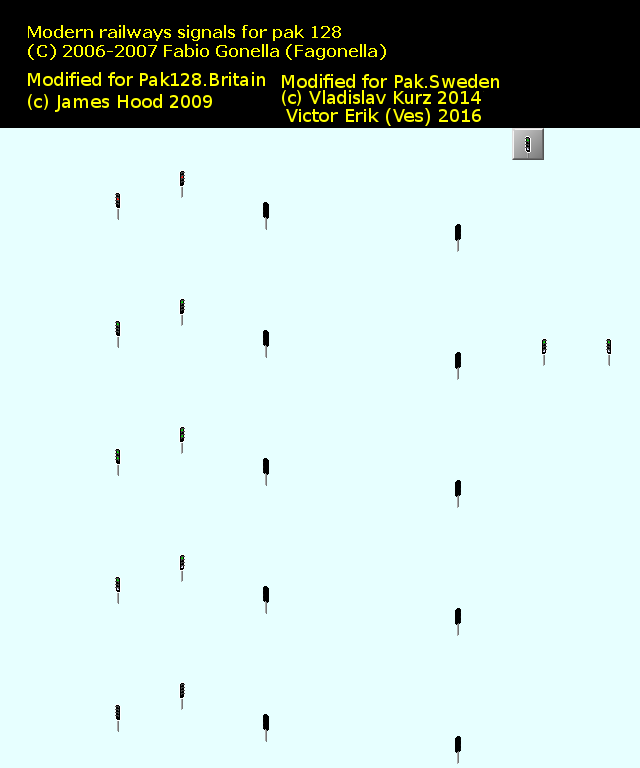
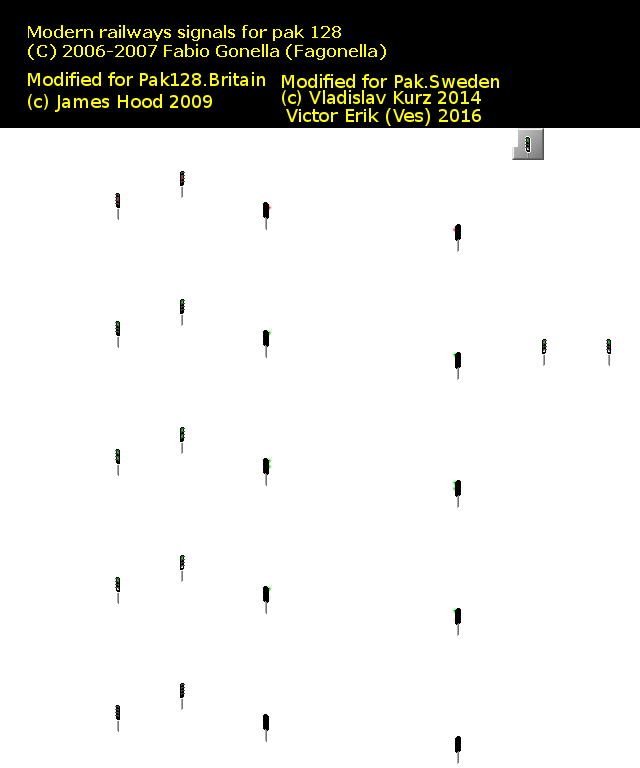
Layered file, before and after one edit (w=640, h=768). Changes by layer:
added layer "Flare" above "Skuggor" over [267, 204, 457, 622]
hid "Bakgrund" over [0, 128, 640, 768]
